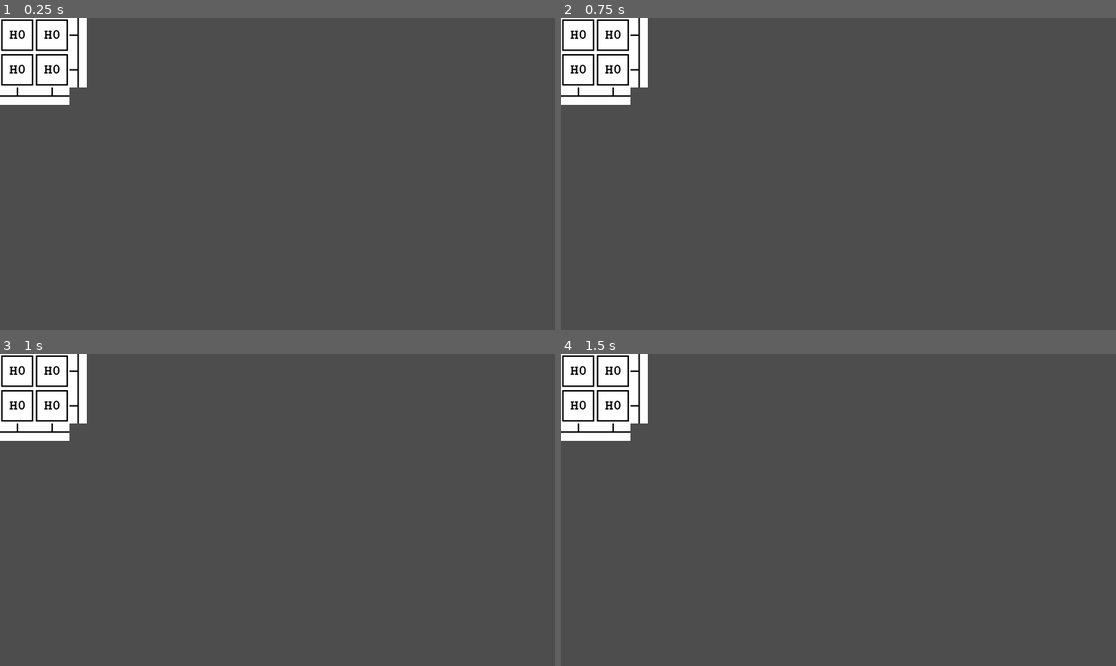
Above: before the commit, frames 1-4 (two rows, left to right).
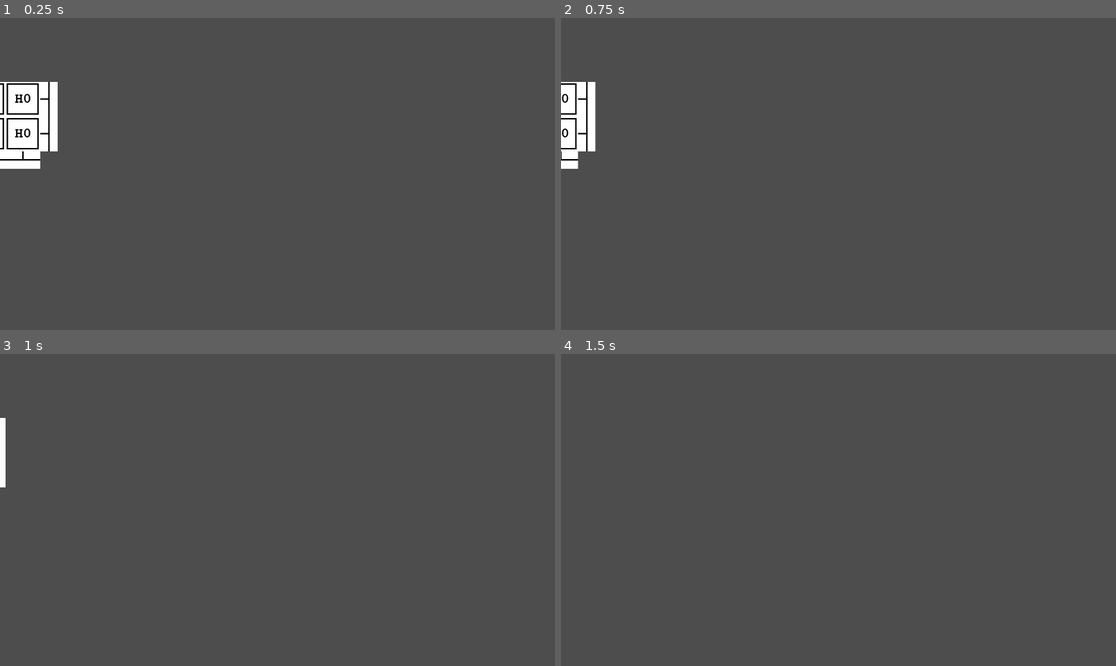
Above: after the commit, the same moments.

Repository: jokutdavid/windymob
Game: Godot game, scene res://Main.tscn
The game is run twice, just before and just after one commit, with the same random seed, the same clock (stepped at 60 frames per second) and the same inputs.
Inputs (mouse positions are in pixels of both pictures, inside the frame that each line leads up to):
- Up to frame 1 (0.25 s): no input
- Up to frame 2 (0.75 s): tap Enter at 0.5 s; move the mouse to (960, 158) at 0.52 s; hold Right (ui_right) from 0.53 s (still down); click (960, 158) at 0.67 s
- Up to frame 3 (1 s): keep holding Right (ui_right)
- Up to frame 4 (1.5 s): release Right (ui_right) at 1.25 s; drag from (727, 525) to (594, 388) at 1.27 s

The runs differ from the first frame. In frame 1, 5.5% of the frame differs, in the area x 0-16%, y 0-49%; in frame 2, 4.9%; in frame 3, 4.1%; in frame 4, 4.1%.

Commit message:
Adds basic camera controls
Implements basic camera controls using keyboard and mouse input.

Adds keyboard controls for panning the camera.
Adds mouse drag functionality for moving the camera.

Diff:
--- a/Main.tscn
+++ b/Main.tscn
@@ -1,35 +1,42 @@
-[gd_scene load_steps=3 format=3 uid="uid://ba8s10n0og28j"]
+[gd_scene load_steps=4 format=3 uid="uid://ba8s10n0og28j"]
 
 [ext_resource type="PackedScene" uid="uid://bmolsem7whbtq" path="res://build_tile.tscn" id="1_ig7tw"]
 [ext_resource type="PackedScene" uid="uid://it2w44nxly1t" path="res://road_tile.tscn" id="2_0xm2m"]
+[ext_resource type="Script" uid="uid://cshywi32jjfji" path="res://camera_2d.gd" id="3_h2yge"]
 
 [node name="Root" type="Node2D"]
 
-[node name="BuildTiles" type="Node2D" parent="."]
+[node name="Game" type="Node2D" parent="."]
 
-[node name="BuildTile00" parent="BuildTiles" instance=ExtResource("1_ig7tw")]
+[node name="RoadTiles" type="Node2D" parent="Game"]
 
-[node name="BuildTile01" parent="BuildTiles" instance=ExtResource("1_ig7tw")]
-position = Vector2(120, 0)
-
-[node name="BuildTile02" parent="BuildTiles" instance=ExtResource("1_ig7tw")]
-position = Vector2(120, 120)
-
-[node name="BuildTile03" parent="BuildTiles" instance=ExtResource("1_ig7tw")]
-position = Vector2(0, 120)
-
-[node name="RoadTiles" type="Node2D" parent="."]
-
-[node name="RoadTile00" parent="RoadTiles" instance=ExtResource("2_0xm2m")]
+[node name="RoadTile00" parent="Game/RoadTiles" instance=ExtResource("2_0xm2m")]
 position = Vector2(240, 0)
 
-[node name="RoadTile02" parent="RoadTiles" instance=ExtResource("2_0xm2m")]
+[node name="RoadTile02" parent="Game/RoadTiles" instance=ExtResource("2_0xm2m")]
 position = Vector2(120, 240)
 rotation = 1.5708
 
-[node name="RoadTile04" parent="RoadTiles" instance=ExtResource("2_0xm2m")]
+[node name="RoadTile04" parent="Game/RoadTiles" instance=ExtResource("2_0xm2m")]
 position = Vector2(240, 240)
 rotation = 1.5708
 
-[node name="RoadTile03" parent="RoadTiles" instance=ExtResource("2_0xm2m")]
+[node name="RoadTile03" parent="Game/RoadTiles" instance=ExtResource("2_0xm2m")]
 position = Vector2(240, 120)
+
+[node name="BuildTiles" type="Node2D" parent="Game"]
+
+[node name="BuildTile00" parent="Game/BuildTiles" instance=ExtResource("1_ig7tw")]
+
+[node name="BuildTile01" parent="Game/BuildTiles" instance=ExtResource("1_ig7tw")]
+position = Vector2(120, 0)
+
+[node name="BuildTile02" parent="Game/BuildTiles" instance=ExtResource("1_ig7tw")]
+position = Vector2(120, 120)
+
+[node name="BuildTile03" parent="Game/BuildTiles" instance=ExtResource("1_ig7tw")]
+position = Vector2(0, 120)
+
+[node name="Camera2D" type="Camera2D" parent="."]
+position = Vector2(1061, 319)
+script = ExtResource("3_h2yge")
--- /dev/null
+++ b/camera_2d.gd
@@ -0,0 +1,34 @@
+extends Camera2D
+
+var scroll_speed = 400  # pixels per second
+
+var drag_pos = Vector2.ZERO
+var dragging: bool
+
+func _process(delta):
+	var input_vector = Vector2.ZERO
+	if Input.is_action_pressed("ui_right"):
+		input_vector.x += 1
+	if Input.is_action_pressed("ui_left"):
+		input_vector.x -= 1
+	if Input.is_action_pressed("ui_down"):
+		input_vector.y += 1
+	if Input.is_action_pressed("ui_up"):
+		input_vector.y -= 1
+
+	input_vector = input_vector.normalized()
+	position += input_vector * scroll_speed * delta
+
+	var mouse_pos = get_viewport().get_mouse_position()
+
+	if Input.is_mouse_button_pressed(MOUSE_BUTTON_LEFT):
+		if not dragging:
+			drag_pos = mouse_pos
+		dragging = true
+
+	elif not Input.is_mouse_button_pressed(MOUSE_BUTTON_LEFT):
+		dragging = false
+
+	if dragging:
+		position += (drag_pos - mouse_pos) * delta * 30
+		drag_pos = (drag_pos + mouse_pos) / 2
--- a/road_tile.tscn
+++ b/road_tile.tscn
@@ -1,8 +1,10 @@
-[gd_scene load_steps=2 format=3 uid="uid://it2w44nxly1t"]
+[gd_scene load_steps=3 format=3 uid="uid://it2w44nxly1t"]
 
 [ext_resource type="Texture2D" uid="uid://bjsi0gdjh6lca" path="res://art/road/road_00_04.png" id="1_5s150"]
+[ext_resource type="Script" uid="uid://dsb77gy6tpt2y" path="res://scripts/road_tile.gd" id="1_74g5e"]
 
 [node name="RoadTile" type="Node2D"]
+script = ExtResource("1_74g5e")
 
 [node name="Area2D" type="Area2D" parent="."]
 
--- /dev/null
+++ b/scripts/road_tile.gd
@@ -0,0 +1,7 @@
+extends Node2D
+
+var isTurned: bool
+
+func _ready() :
+	isTurned = abs(self.rotation_degrees - 90) < 0.01
+	print(str(isTurned) + "\n")
Not shown, added: camera_2d.gd.uid
Not shown, added: scripts/road_tile.gd.uid
